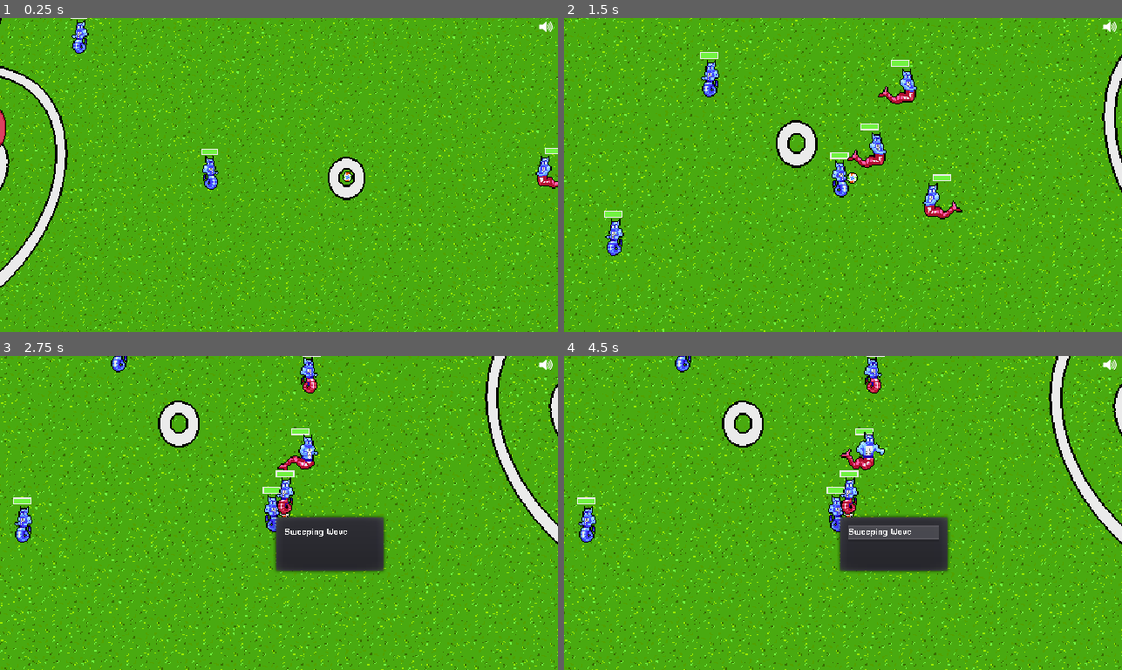
Above: before the commit, frames 1-4 (two rows, left to right).
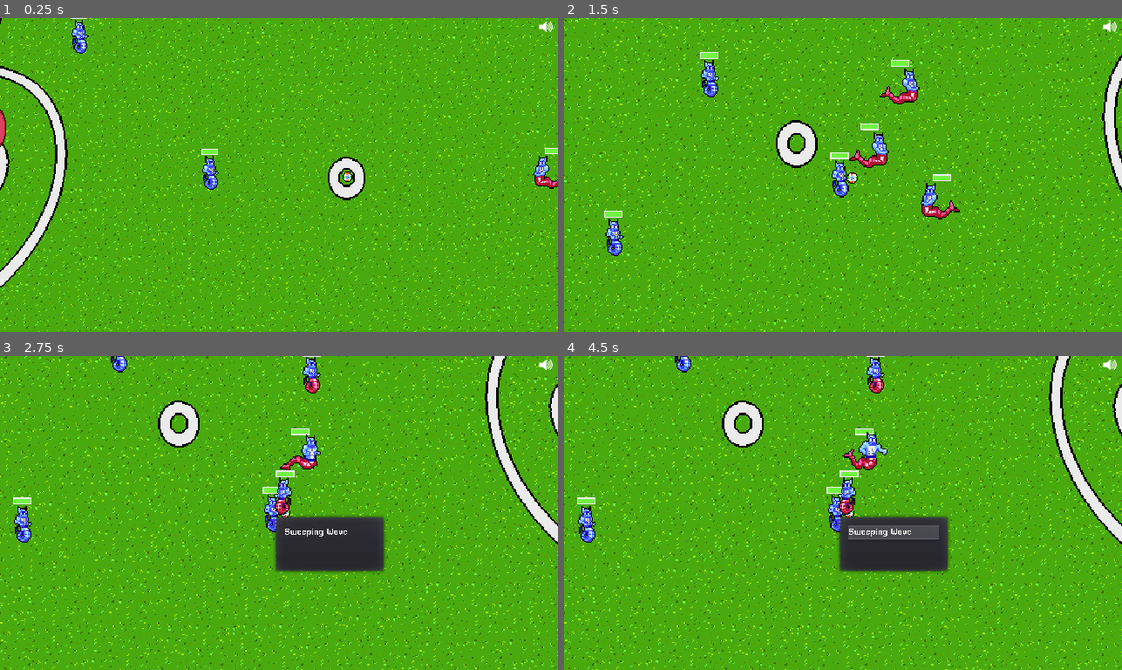
Above: after the commit, the same moments.

Repository: gamkedo-la/Elementaball
Game: Godot game, scene res://Node2D.tscn
Two runs of this game, one before a commit and one after it. Both use one fixed random seed, a clock stepped at 60 frames per second and the inputs below.
Inputs:
- Up to frame 1 (0.25 s): no input
- Up to frame 2 (1.5 s): hold Right (ui_right) 0.53-1.28 s; hold Down (ui_down) from 1.28 s (still down)
- Up to frame 3 (2.75 s): release Down (ui_down) at 2.03 s; hold Right (ui_right) from 2.03 s (still down)
- Up to frame 4 (4.5 s): release Right (ui_right) at 2.78 s; hold Up (ui_up) 2.78-3.53 s; hold Left (ui_left) from 3.53 s (still down)

The runs differ from the first frame. In frame 1, 0.4% of the frame differs, in the area x 12-100%, y 0-55%; in frame 2, 1.4%, in the area x 7-72%, y 13-76%; in frame 3, 1.1%; in frame 4, 1.2%.

Commit message:
Standardized right-facing sprite direction

Diff:
--- a/Players/AIPlayer.gd
+++ b/Players/AIPlayer.gd
@@ -156,14 +156,14 @@
 		velocity = move_and_slide(velocity)
 
 		if velocity.x > 0.1:
+			$ThingsToFlip.scale.x = 1
+			if has_node("EnemyCollider"): # players don't have this
+				$EnemyCollider.scale.x = 1
+
+		elif velocity.x < -0.1:
 			$ThingsToFlip.scale.x = -1
 			if has_node("EnemyCollider"): # players don't have this
 				$EnemyCollider.scale.x = -1
-
-		elif velocity.x < -0.1:
-			$ThingsToFlip.scale.x = 1
-			if has_node("EnemyCollider"): # players don't have this
-				$EnemyCollider.scale.x = 1
 
 	if tacklingInProgress and tacklerIsSelf:
 		aniMachine.travel(tackleAnim)
Binary file changed: Art/Sprites/blue_enemy_idle.png
Binary file changed: Art/Sprites/blue_enemy_run/blue_enemy_run1.png
Binary file changed: Art/Sprites/blue_enemy_run/blue_enemy_run2.png
Binary file changed: Art/Sprites/blue_enemy_run/blue_enemy_run3.png
Binary file removed: Art/Sprites/blue_enemy_tackle.png
Not shown, removed: Art/Sprites/blue_enemy_tackle.png.import
Binary file changed: Art/Sprites/blue_enemy_tackle/blue_enemy_tackle1.png
Binary file changed: Art/Sprites/blue_enemy_tackle/blue_enemy_tackle2.png
Binary file changed: Art/Sprites/blue_enemy_tackle/blue_enemy_tackle3.png
Binary file changed: Art/Sprites/blue_enemy_tackle/blue_enemy_tackle4.png
Binary file changed: Art/Sprites/dragito_enemy_idle.png
Binary file changed: Art/Sprites/green_enemy_idle.png
